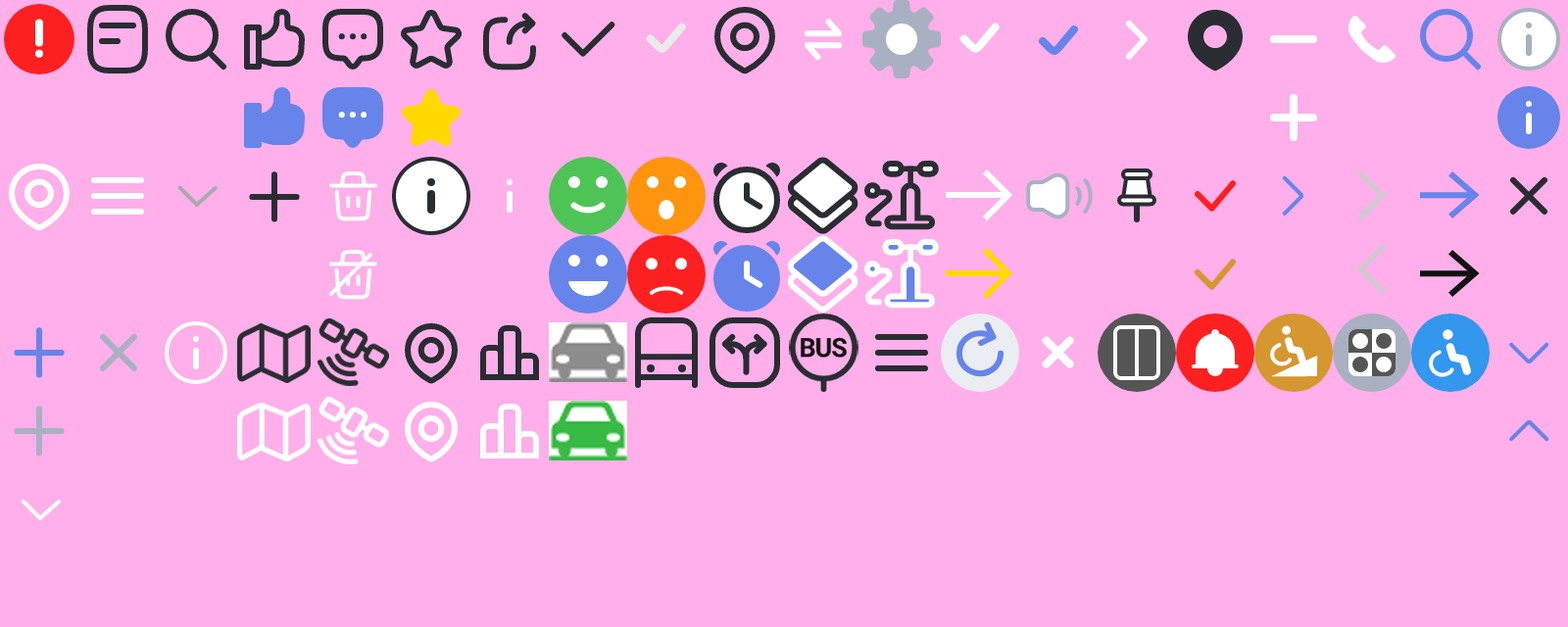
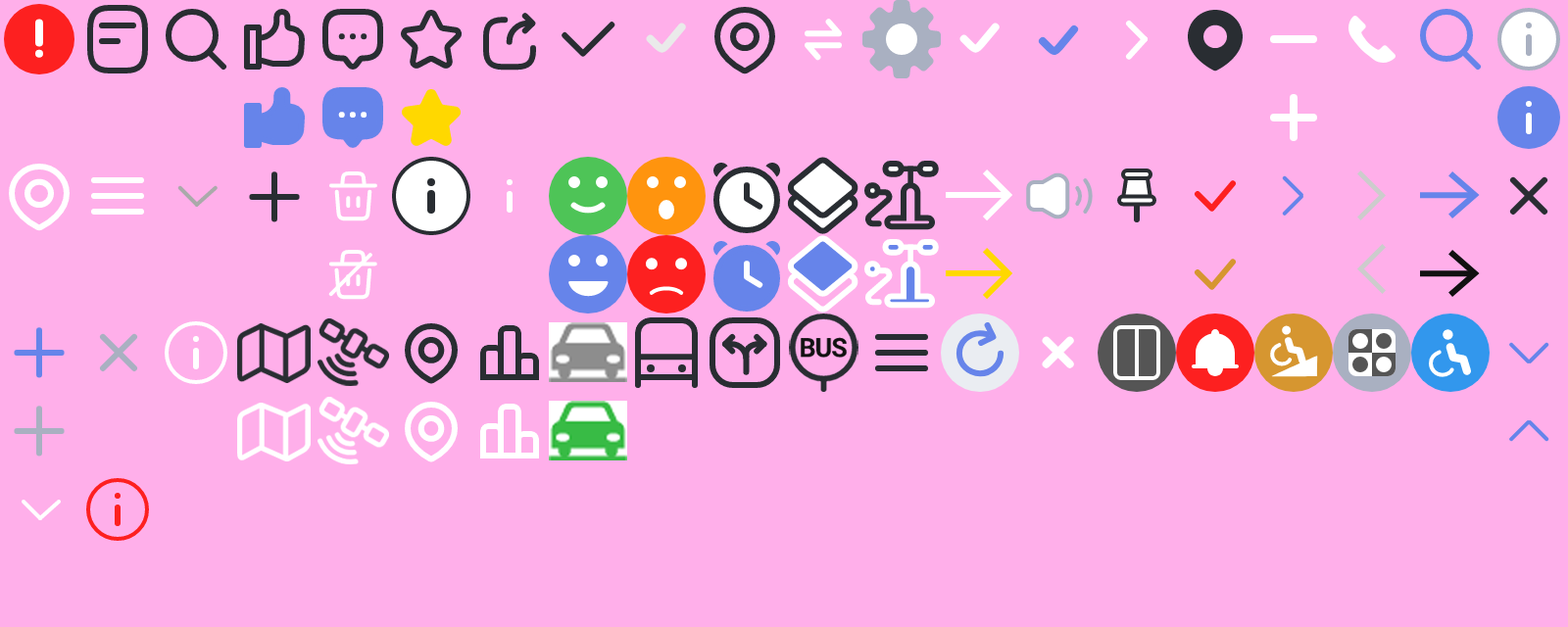
Layers edited between the first and the second (1568, 627) image:
added layer "레이어 14" in group "네번쨰 줄" over box(86, 478, 149, 541)
